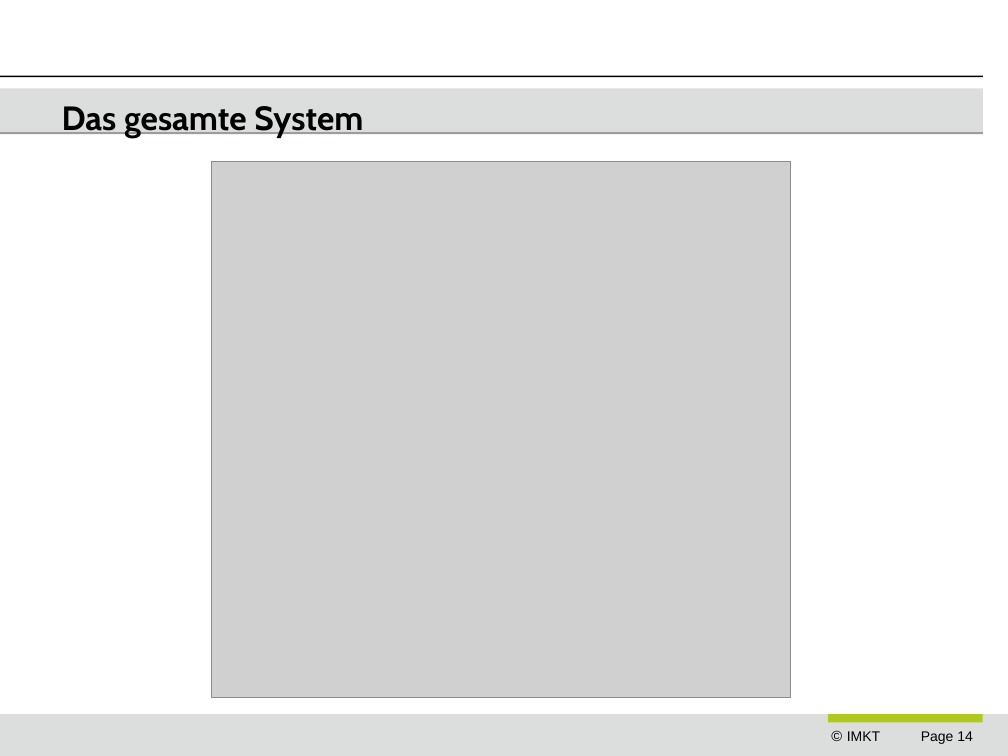
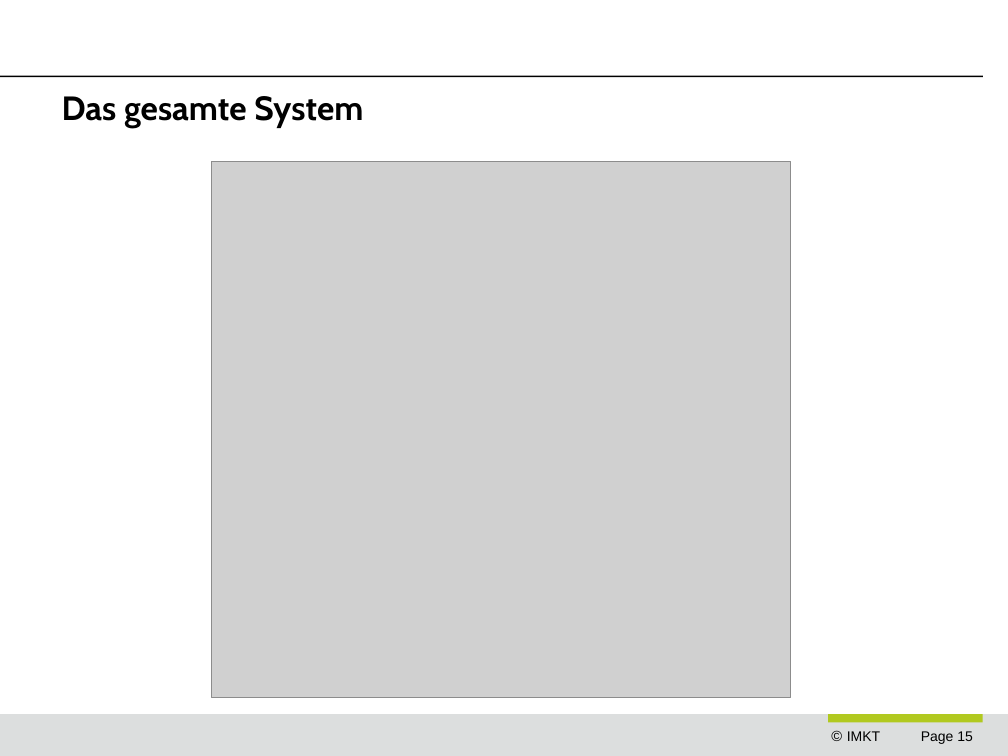
Before and after one commit to ngocminhdao88/dao_masterarbeit, a slide deck: slide 15 of presentations/dao_end_prezi.odp (slide 14 before the commit). Drawn at 1008x756 pixels with LibreOffice and Linux fonts; fonts in the diff are those of the drawing; grey boxes stand for pictures; background and template pictures are left out. Boxes give left, top, right and bottom in pixels: in the first picture for what was removed or moved away, otherwise in the second. Text is boxed around its words. In the diff, an @@ line names an element or a change of style, - is before the commit and + after.

```diff
--- a/presentations/dao_end_prezi.odp
+++ b/presentations/dao_end_prezi.odp
@@ rounded rectangle removed at <box>0,89,983,132</box> @@
@@ title "Das gesamte System": place and size @@
-title "Das gesamte System" at <box>62,106,363,138</box>
+title "Das gesamte System" at <box>62,96,363,128</box>
@@ page number at <box>921,731,973,744</box>: text changed @@
-Page 14
+Page 15
```
Also in this commit, not shown: 17 other slides changed, 4 slides added, 2 slides removed, 3 other files.
